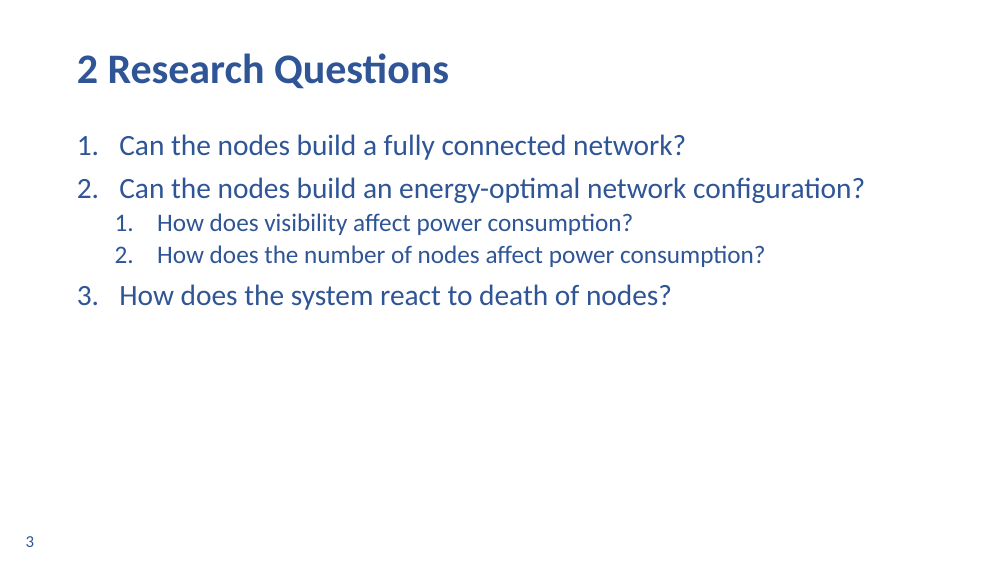
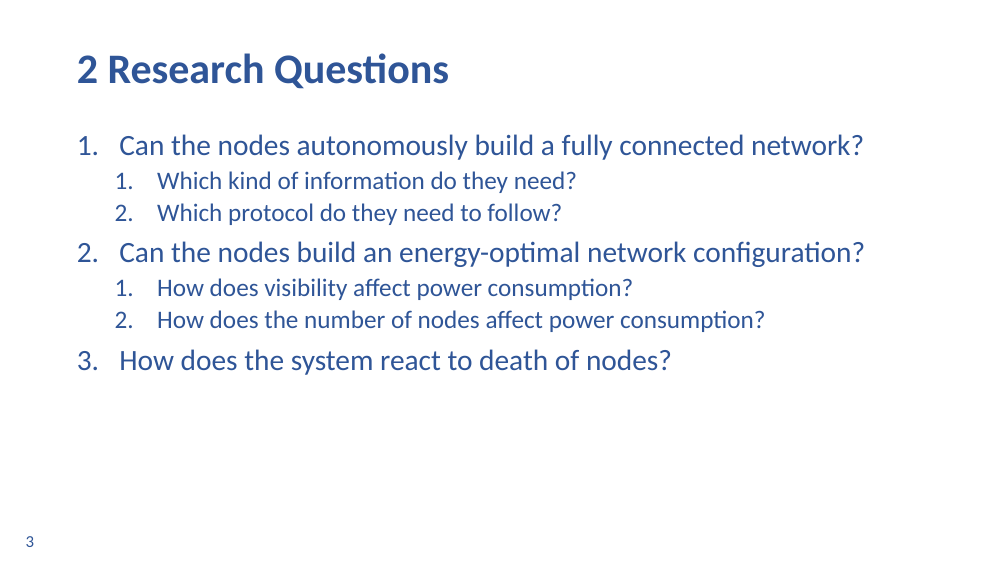
Before and after one commit to ingframin/SmartWirelessSimulator, a slide deck: slide 3 of Documentation/Presentation/Final.pptx. Drawn at 1008x567 pixels with LibreOffice and Linux fonts; fonts in the diff are those of the drawing; background and template pictures are left out. Boxes give left, top, right and bottom in pixels: in the first picture for what was removed or moved away, otherwise in the second. Text is boxed around its words. In the diff, an @@ line names an element or a change of style, - is before the commit and + after.

```diff
--- a/Documentation/Presentation/Final.pptx
+++ b/Documentation/Presentation/Final.pptx
@@ text at [119, 134, 864, 225]: text changed; size 28 to 24 pt @@
-1. Can the nodes build a fully connected network?
+1. Can the nodes autonomously build a fully connected network?
+  1. Which kind of information do they need?
+  2. Which protocol do they need to follow?
```
Also in this commit, not shown: 7 other slides changed, 5 slides added, 7 slides removed.
